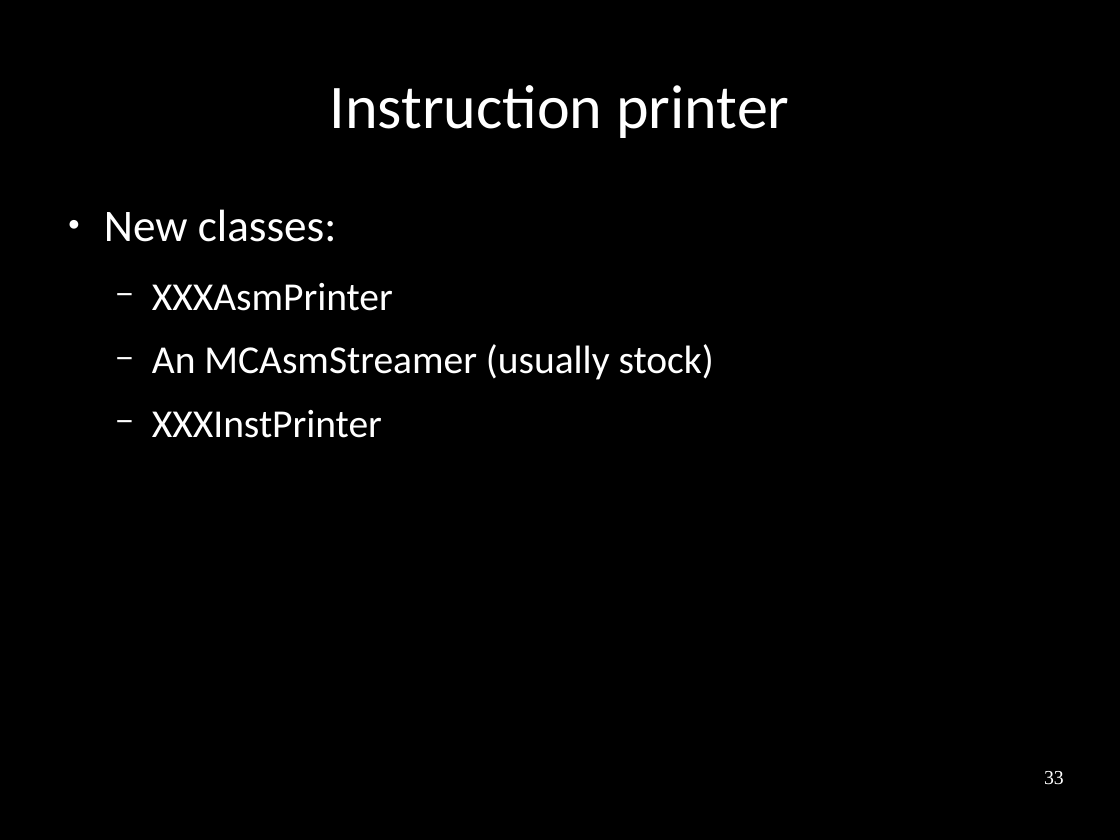
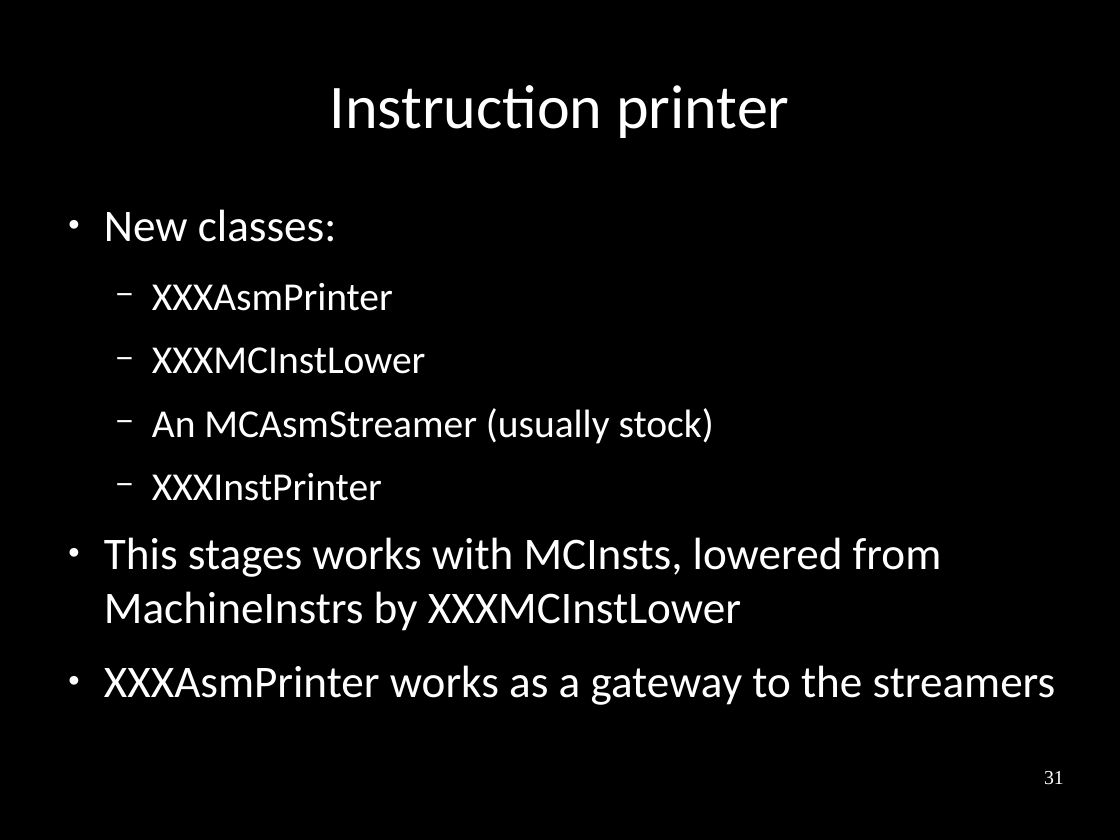
Before and after one commit to frasercrmck/llvm-leg, a slide deck: slide 31 of docs/Codeplay/Slides.odp (slide 33 before the commit). Drawn at 1120x840 pixels with LibreOffice and Linux fonts; fonts in the diff are those of the drawing. Boxes give left, top, right and bottom in pixels: in the first picture for what was removed or moved away, otherwise in the second. Text is boxed around its words. In the diff, an @@ line names an element or a change of style, - is before the commit and + after.

```diff
--- a/docs/Codeplay/Slides.odp
+++ b/docs/Codeplay/Slides.odp
@@ text at box(152, 347, 425, 374): paragraph added @@
+  − XXXMCInstLower
@@ text at box(104, 537, 1056, 705): paragraphs added @@
+● This stages works with MCInsts, lowered from MachineInstrs by XXXMCInstLower
+● XXXAsmPrinter works as a gateway to the streamers
@@ page number at box(1044, 771, 1064, 785): text changed @@
-33
+31
```
Also in this commit, not shown: 11 other slides changed, 1 slide added, 2 slides removed.
